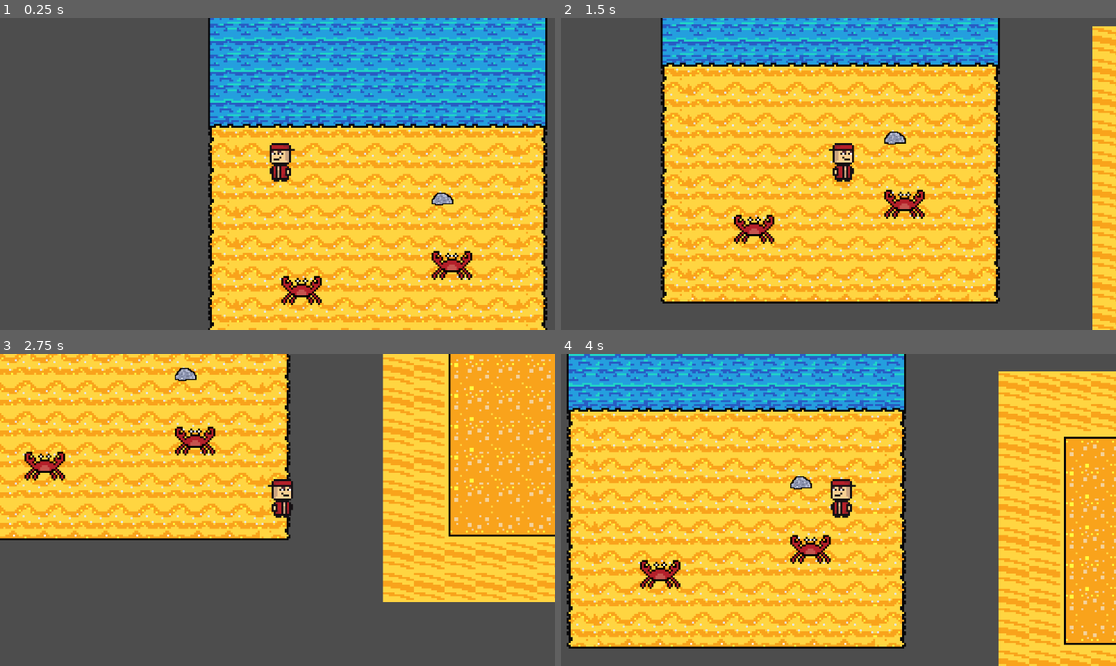
Above: before the commit, frames 1-4 (two rows, left to right).
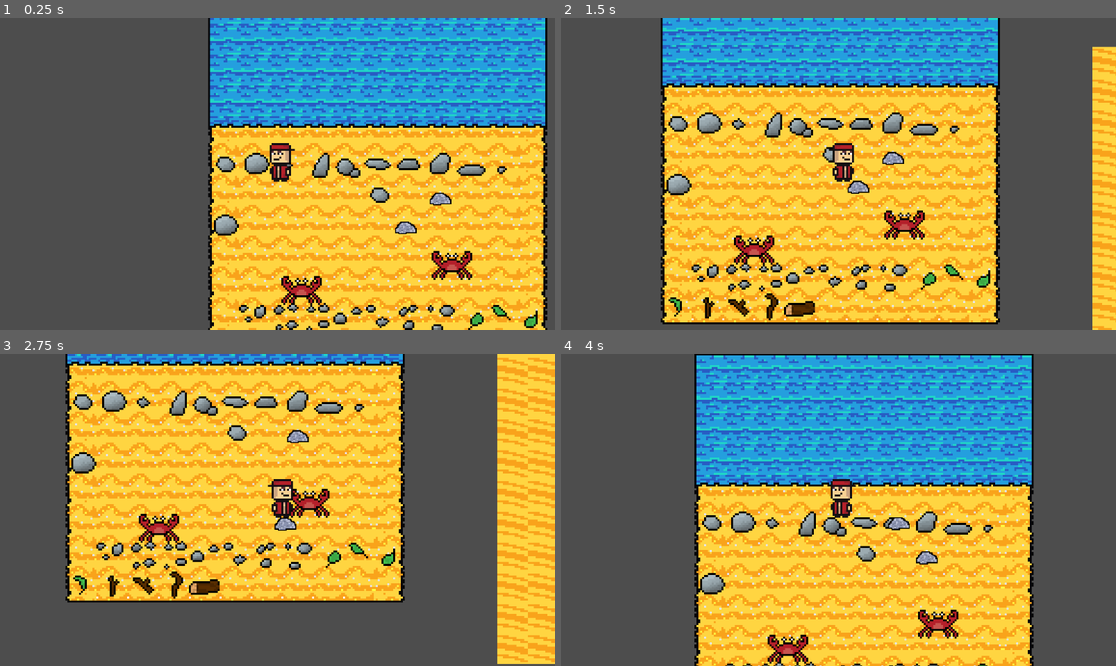
Above: after the commit, the same moments.

Repository: Antonekk/Brackeys-GJ-2024
Game: Godot game, scene res://Stages/beach.tscn
Two runs of this game, one before a commit and one after it. Both use one fixed random seed, a clock stepped at 60 frames per second and the inputs below.
Inputs (mouse positions are in pixels of both pictures, inside the frame that each line leads up to):
- Up to frame 1 (0.25 s): no input
- Up to frame 2 (1.5 s): tap Enter at 0.5 s; move the mouse to (960, 158) at 0.52 s; hold D (Move_Right) 0.53-1.28 s; click (960, 158) at 0.6 s; move the mouse to (727, 189) at 1.27 s; hold S (Move_Down) from 1.28 s (still down); tap Space (Dodge) at 1.35 s
- Up to frame 3 (2.75 s): click (166, 525) at 1.55 s; move the mouse to (333, 441) at 2.02 s; release S (Move_Down) at 2.03 s; hold D (Move_Right) from 2.03 s (still down); hold Shift (Run) from 2.03 s (still down); click (333, 441) at 2.3 s
- Up to frame 4 (4 s): move the mouse to (810, 572) at 2.77 s; release D (Move_Right) at 2.78 s; release Shift (Run) at 2.78 s; hold W (Move_Up) 2.78-3.53 s; click (810, 572) at 2.85 s; move the mouse to (1005, 556) at 3.52 s; hold A (Move_Left) from 3.53 s (still down); click (1005, 556) at 3.6 s

The runs differ from the first frame. In frame 1, 3.3% of the frame differs, in the area x 38-97%, y 43-100%; in frame 2, 42%; in frame 3, 64%; in frame 4, 83%, in the area x 1-100%, y 0-100%.

Commit message:
Object pickup beta version

Diff:
--- /dev/null
+++ b/crab-storm/Common/PickableObject/pickable.gd
@@ -0,0 +1,36 @@
+extends Node2D
+class_name Pickable
+
+enum PickableState {OnGround, Locked ,Picked, Throw}
+
+var CurrentState : PickableState
+var FollowPoint : Node2D
+@export var Collider : CollisionShape2D
+@export var PickableObject : Node2D
+@export var PickableCollision : CollisionShape2D
+
+
+
+# Called when the node enters the scene tree for the first time.
+func _ready() -> void:
+	CurrentState  = PickableState.OnGround
+
+
+# Called every frame. 'delta' is the elapsed time since the previous frame.
+func _process(delta: float) -> void:
+	if CurrentState == PickableState.Picked:
+		PickableObject.global_position = FollowPoint.global_position
+
+
+
+func EnablePickable(body : Node2D) -> void:
+	Collider.disabled = true
+	CurrentState = PickableState.Picked
+	FollowPoint = body
+	print_debug("PickUp")
+
+func DisablePickable(body : Node2D) -> void:
+	Collider.disabled = false
+	CurrentState = PickableState.Throw
+	FollowPoint = null
+	print_debug("Exit Pickup")
--- /dev/null
+++ b/crab-storm/Common/PickableObject/pickable.tscn
@@ -0,0 +1,6 @@
+[gd_scene load_steps=2 format=3 uid="uid://dd1t7dg0ltshf"]
+
+[ext_resource type="Script" path="res://Common/PickableObject/pickable.gd" id="1_vlg7o"]
+
+[node name="Pickable" type="Node2D"]
+script = ExtResource("1_vlg7o")
--- /dev/null
+++ b/crab-storm/Common/PickableObject/picker.gd
@@ -0,0 +1,52 @@
+extends Node2D
+class_name Picker
+
+
+#Although lists aren't opt with delete operations, in reality there won't be many items in it (max. 2-3)
+var Pickables : Array = []
+enum PickerState {Empty, Picked}
+var CurrentPickerState : PickerState = PickerState.Empty
+
+@export var placement : Marker2D
+@export var pickup_area : Area2D
+@export var holder : Node2D
+
+var pickable_holded : Pickable
+# Called when the node enters the scene tree for the first time.
+func _ready() -> void:
+	pickup_area.body_entered.connect(add_pickables)
+	pickup_area.body_exited.connect(remove_pickables)
+
+
+
+# Called every frame. 'delta' is the elapsed time since the previous frame.
+func pickup() -> void:
+	var target = holder.transform.get_origin()
+	var closest_node: Node2D = null
+	var min_distance: float = INF  # Start with a very large number
+	if Pickables.size() > 0:
+		for node in Pickables:
+			var distance = target.distance_to(node.transform.get_origin())
+			if distance < min_distance:
+				min_distance = distance
+				closest_node = node
+
+		closest_node = closest_node.get_node("Pickable")
+		if closest_node is Pickable:
+			var pickable_node : Pickable = closest_node
+			pickable_holded = pickable_node
+			pickable_node.EnablePickable(placement)
+			CurrentPickerState = PickerState.Picked
+
+func throw() -> void:
+	CurrentPickerState = PickerState.Empty
+	pickable_holded.DisablePickable(placement)
+
+func add_pickables(body : Node2D) -> void:
+	if body not in Pickables:
+		Pickables.append(body)
+
+
+func remove_pickables(body : Node2D) -> void:
+	if body in Pickables:
+		Pickables.erase(body)
--- /dev/null
+++ b/crab-storm/Common/PickableObject/picker.tscn
@@ -0,0 +1,6 @@
+[gd_scene load_steps=2 format=3 uid="uid://dwvubvgv8gb7q"]
+
+[ext_resource type="Script" path="res://Common/PickableObject/picker.gd" id="1_mpf3b"]
+
+[node name="Picker" type="Node2D"]
+script = ExtResource("1_mpf3b")
--- a/crab-storm/Entities/Pickable/Rock/rock.tscn
+++ b/crab-storm/Entities/Pickable/Rock/rock.tscn
@@ -1,15 +1,23 @@
-[gd_scene load_steps=3 format=3 uid="uid://cwlcf4hsi04da"]
+[gd_scene load_steps=4 format=3 uid="uid://cwlcf4hsi04da"]
 
 [ext_resource type="Texture2D" uid="uid://dsr4wapgbkpkm" path="res://Entities/Pickable/Rock/Art/rock.png" id="1_ovrar"]
+[ext_resource type="PackedScene" uid="uid://dd1t7dg0ltshf" path="res://Common/PickableObject/pickable.tscn" id="1_qd4tl"]
 
 [sub_resource type="CapsuleShape2D" id="CapsuleShape2D_ids6t"]
 radius = 6.0
 height = 18.0
 
 [node name="Rock" type="StaticBody2D"]
+collision_layer = 5
 
 [node name="RockSprite" type="Sprite2D" parent="."]
 texture = ExtResource("1_ovrar")
+
+[node name="Pickable" parent="." node_paths=PackedStringArray("Collider", "PickableObject") instance=ExtResource("1_qd4tl")]
+position = Vector2(1, 0)
+rotation = 1.5708
+Collider = NodePath("../RockCollision")
+PickableObject = NodePath("..")
 
 [node name="RockCollision" type="CollisionShape2D" parent="."]
 position = Vector2(1, 0)
--- a/crab-storm/Entities/Player/Player.tscn
+++ b/crab-storm/Entities/Player/Player.tscn
@@ -1,7 +1,8 @@
-[gd_scene load_steps=6 format=3 uid="uid://b1t41e7dxhe88"]
+[gd_scene load_steps=8 format=3 uid="uid://b1t41e7dxhe88"]
 
 [ext_resource type="Script" path="res://Entities/Player/player_movement.gd" id="1_c2po7"]
 [ext_resource type="Texture2D" uid="uid://m58teogmy3d0" path="res://Entities/Player/Art/CharacterIdle.png" id="2_3aqbr"]
+[ext_resource type="PackedScene" uid="uid://dwvubvgv8gb7q" path="res://Common/PickableObject/picker.tscn" id="2_usxer"]
 [ext_resource type="PackedScene" uid="uid://dyanknjtg5f6t" path="res://Common/HealthSystem/health_system.tscn" id="3_x5xr0"]
 
 [sub_resource type="RectangleShape2D" id="RectangleShape2D_8vlsm"]
@@ -27,8 +28,17 @@
 	get_parent().queue_free()
 "
 
+[sub_resource type="CircleShape2D" id="CircleShape2D_1yeyd"]
+radius = 16.0312
+
 [node name="Player" type="CharacterBody2D"]
+collision_layer = 2
 script = ExtResource("1_c2po7")
+
+[node name="Picker" parent="." node_paths=PackedStringArray("placement", "pickup_area", "holder") instance=ExtResource("2_usxer")]
+placement = NodePath("../HoldingSpot")
+pickup_area = NodePath("../PickupArea")
+holder = NodePath("..")
 
 [node name="Sprite2D" type="Sprite2D" parent="."]
 position = Vector2(0, -10)
@@ -40,3 +50,12 @@
 
 [node name="HealthSystem" parent="." instance=ExtResource("3_x5xr0")]
 script = SubResource("GDScript_wj2ka")
+
+[node name="HoldingSpot" type="Marker2D" parent="."]
+position = Vector2(0, -5)
+
+[node name="PickupArea" type="Area2D" parent="."]
+
+[node name="CollisionShape2D" type="CollisionShape2D" parent="PickupArea"]
+position = Vector2(0, -9)
+shape = SubResource("CircleShape2D_1yeyd")
--- a/crab-storm/Entities/Player/player_movement.gd
+++ b/crab-storm/Entities/Player/player_movement.gd
@@ -5,10 +5,13 @@
 const RUN_SPEED = 110.0
 
 
+
 const DODGE_SPEED: float = 200.0
 const DODGE_COOLDOWN: float = 5.0
 const DODGE_TIME: float = 0.2
 
+
+@onready var picker: Picker = $Picker
 
 enum DodgeState {CAN_DODGE, IS_DODGING ,DODGE_ON_COOLDOWN}
 
@@ -41,7 +44,13 @@
 	var direction_vertical := Input.get_axis("Move_Up", "Move_Down")
 	var is_running := Input.is_action_pressed("Run")
 	var dodge_input := Input.is_action_pressed("Dodge")
+	var pickup_input := Input.is_action_just_pressed("interact")
 
+	if pickup_input:
+		if picker.CurrentPickerState == picker.PickerState.Empty:
+			picker.pickup()
+		else:
+			picker.throw()
 	 # Create a direction vector from the input
 	var direction2D := Vector2(direction_horizontal, direction_vertical)
 
--- a/crab-storm/Stages/beach.tscn
+++ b/crab-storm/Stages/beach.tscn
@@ -1,7 +1,8 @@
-[gd_scene load_steps=7 format=3 uid="uid://ihk6hcpo1kpp"]
+[gd_scene load_steps=10 format=3 uid="uid://ihk6hcpo1kpp"]
 
 [ext_resource type="Texture2D" uid="uid://dqf1kcv7qio0l" path="res://Assets/Tilesets/BeachTileset.png" id="1_13heb"]
 [ext_resource type="PackedScene" uid="uid://b1t41e7dxhe88" path="res://Entities/Player/Player.tscn" id="1_uhsh8"]
+[ext_resource type="Texture2D" uid="uid://di7udm6dmn3j0" path="res://Assets/Tilesets/rocks_and_branches.png" id="2_0djxw"]
 [ext_resource type="PackedScene" uid="uid://d0yjnehn4wagh" path="res://Entities/Enemies/Crab/crab.tscn" id="3_bkl0m"]
 [ext_resource type="PackedScene" uid="uid://cwlcf4hsi04da" path="res://Entities/Pickable/Rock/rock.tscn" id="4_xk8pd"]
 
@@ -48,12 +49,48 @@
 [sub_resource type="TileSet" id="TileSet_gvx6m"]
 sources/1 = SubResource("TileSetAtlasSource_plh6k")
 
+[sub_resource type="TileSetAtlasSource" id="TileSetAtlasSource_q2rlt"]
+texture = ExtResource("2_0djxw")
+0:0/0 = 0
+1:0/0 = 0
+2:0/0 = 0
+3:0/0 = 0
+4:0/0 = 0
+5:0/0 = 0
+6:0/0 = 0
+7:0/0 = 0
+8:0/0 = 0
+9:0/0 = 0
+0:1/0 = 0
+1:1/0 = 0
+2:1/0 = 0
+3:1/0 = 0
+4:1/0 = 0
+5:1/0 = 0
+6:1/0 = 0
+7:1/0 = 0
+8:1/0 = 0
+9:1/0 = 0
+0:2/0 = 0
+1:2/0 = 0
+2:2/0 = 0
+3:2/0 = 0
+4:2/0 = 0
+
+[sub_resource type="TileSet" id="TileSet_b28sw"]
+sources/1 = SubResource("TileSetAtlasSource_q2rlt")
+
 [node name="Beach" type="Node2D"]
 
 [node name="TileMap" type="TileMap" parent="."]
 tile_set = SubResource("TileSet_gvx6m")
 format = 2
 layer_0/tile_data = PackedInt32Array(-4, 1, 0, 65532, 1, 1, 131068, 1, 1, -3, 65537, 0, 65533, 65537, 1, 131069, 65537, …(4598 unchanged characters)…
+
+[node name="TileMap2" type="TileMap" parent="."]
+tile_set = SubResource("TileSet_b28sw")
+format = 2
+layer_0/tile_data = PackedInt32Array(65537, 1, 0, 196604, 65537, 0, 65532, 1, 0, 65533, 65537, 0, 65534, 131073, 0, 65535, 196609, 0, 0, 262145, 0, 1, 327681, 0, 2, 393217, 0, 3, 458753, 0, 4, 524289, 0, 5, 589825, 0, 393213, 1, 1, 393214, 65537, 1, 393215, 131073, 1, 327680, 196609, 1, 327681, 262145, 1, 327682, 327681, 1, 327683, 393217, 1, 327684, 458753, 1, 327685, 524289, 1, 327686, 589825, 1, 458748, 1, 2, 458749, 65537, 2, 458750, 131073, 2, 458751, 196609, 2, 393216, 262145, 2)
 
 [node name="Crab2" parent="." instance=ExtResource("3_bkl0m")]
 position = Vector2(-15, 74)
@@ -62,7 +99,11 @@
 position = Vector2(63, 61)
 
 [node name="Rock" parent="." instance=ExtResource("4_xk8pd")]
-position = Vector2(57, 26)
+position = Vector2(56, 26)
+scale = Vector2(0.559998, 0.559999)
+
+[node name="Rock2" parent="." instance=ExtResource("4_xk8pd")]
+position = Vector2(38, 41)
 scale = Vector2(0.559998, 0.559999)
 
 [node name="Player" parent="." instance=ExtResource("1_uhsh8")]
--- a/crab-storm/project.godot
+++ b/crab-storm/project.godot
@@ -51,6 +51,17 @@
 "events": [Object(InputEventKey,"resource_local_to_scene":false,"resource_name":"","device":-1,"window_id":0,"alt_press …(191 unchanged characters)…
 ]
 }
+interact={
+"deadzone": 0.5,
+"events": [Object(InputEventMouseButton,"resource_local_to_scene":false,"resource_name":"","device":-1,"window_id":0,"alt_pressed":false,"shift_pressed":false,"ctrl_pressed":false,"meta_pressed":false,"button_mask":1,"position":Vector2(228, 8),"global_position":Vector2(237, 54),"factor":1.0,"button_index":1,"canceled":false,"pressed":true,"double_click":false,"script":null)
+]
+}
+
+[layer_names]
+
+2d_render/layer_2="Player"
+2d_physics/layer_2="Player"
+2d_physics/layer_3="Pickable"
 
 [rendering]
 
Binary file added: crab-storm/Assets/Tilesets/rocks_and_branches.png
Not shown, added: crab-storm/Assets/Tilesets/rocks_and_branches.png.import
